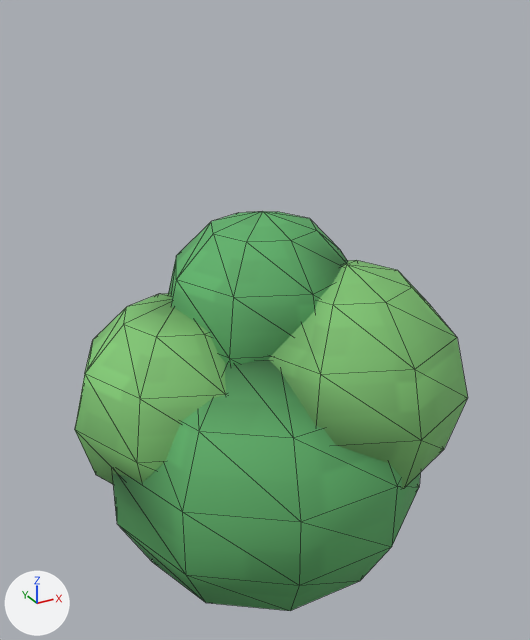
The glTF model public/meydan/deneme/prop_agac_tac.glb, before and after one commit.
Camera for both pictures: a camera (50 mm lens) standing at (-2.54, -4.63, 6.8) and looking at (-0.06, -0.12, 4.55). The axes (+X, +Y, +Z) are drawn at lower left. The lights are the same throughout. The picture after the commit comes second. Mesh edges are drawn as thin lines. Vertices at exactly the same position are counted once.

Objects in the first picture: 'prop_agac_tac'.
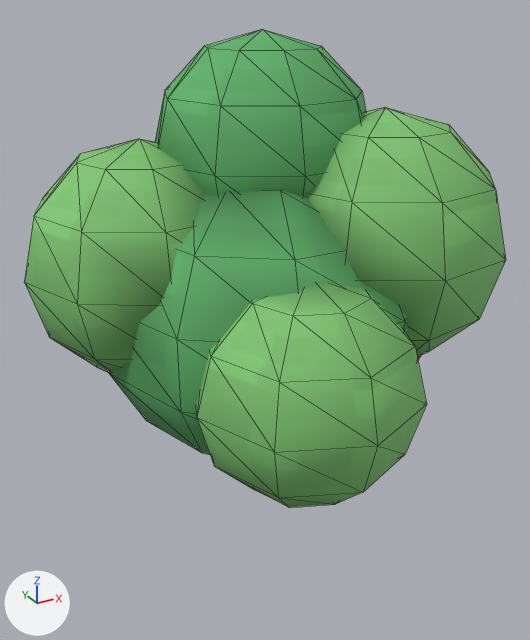
Boxes (x1, y1, x2, y2) around the edits, measured in the pictures (530 x 640 px; the box of a moved part takes in the faces that stretch with it):
'prop_agac_tac', reshaped (23% wider, 20% taller)
    before: (75, 211, 468, 611)
    after: (24, 29, 506, 508)
part 1 of me_mesh_0, moved or reshaped
    before: (112, 360, 421, 611)
    after: (108, 190, 422, 454)
part 2 of me_mesh_0, added (green)
    after: (307, 108, 506, 354)
part 3 of me_mesh_0, added (green)
    after: (24, 139, 204, 373)
part 4 of me_mesh_0, added (green)
    after: (155, 29, 366, 197)
part 5 of me_mesh_0, added (green)
    after: (196, 284, 427, 508)
part 6 of me_mesh_0, deleted (green)
    before: (268, 260, 468, 489)
part 7 of me_mesh_0, deleted (green)
    before: (168, 211, 348, 366)
part 8 of me_mesh_0, deleted (green)
    before: (75, 294, 226, 484)

What changed in the scene script:
```text
Change me_mesh_0:
    used by ob_prop_agac_tac; location = (0.0, 0.0, 0.0)
    remove me_mesh_0.from_pydata(...)  # 194 vertices, 360 faces; spans x -1.5..1.55, y -1.3..1.25, z 2.06..5.3
    add me_mesh_0.from_pydata(...)  # 251 vertices, 470 faces; spans x -1.7..1.64, y -1.75..1.24, z 3.43..6.6
    me_mesh_0 part 1: the loose piece of 68 vertices spanning x -1.32..1.32, y -1.25..1.25, z 2.06..4.54 is scaled about its middle by (0.963, 0.963, 0.942), then moved by (0.0, 0.0, 1.3)
    me_mesh_0 part 2: a new loose piece, a UV sphere (9 segments, 6 rings, poles along z) spanning x -0.2..1.64, y -1.34..0.54, z 4.2..6.1, in mat_atlas
    me_mesh_0 part 3: a new loose piece, a UV sphere (9 segments, 6 rings, poles along z) spanning x -1.7..0.05, y -0.54..1.24, z 4.1..5.9, in mat_atlas
    me_mesh_0 part 4: a new loose piece, a UV sphere (9 segments, 6 rings, poles along z) spanning x -0.75..0.9, y -0.64..1.04, z 4.9..6.6, in mat_atlas
    me_mesh_0 part 5: a new loose piece, an icosphere of 80 faces spanning x -1.0..0.6, y -1.75..-0.15, z 3.6..5.2, in mat_atlas
    me_mesh_0 part 6: the loose piece of 42 vertices spanning x -0.45..1.55, y -1.3..0.7, z 2.95..4.95 is deleted
    me_mesh_0 part 7: the loose piece of 42 vertices spanning x -0.75..0.95, y -0.65..1.05, z 3.6..5.3 is deleted
    me_mesh_0 part 8: the loose piece of 42 vertices spanning x -1.5..0.3, y -0.65..1.15, z 2.9..4.7 is deleted
```
